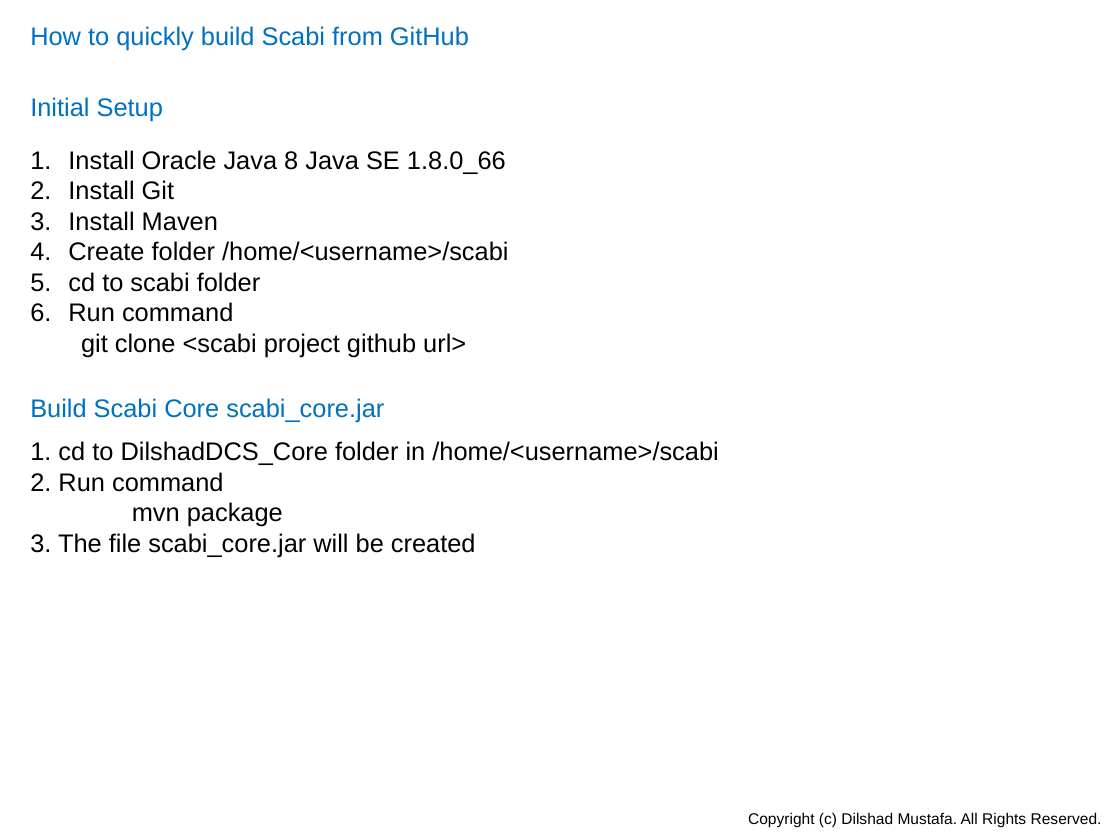
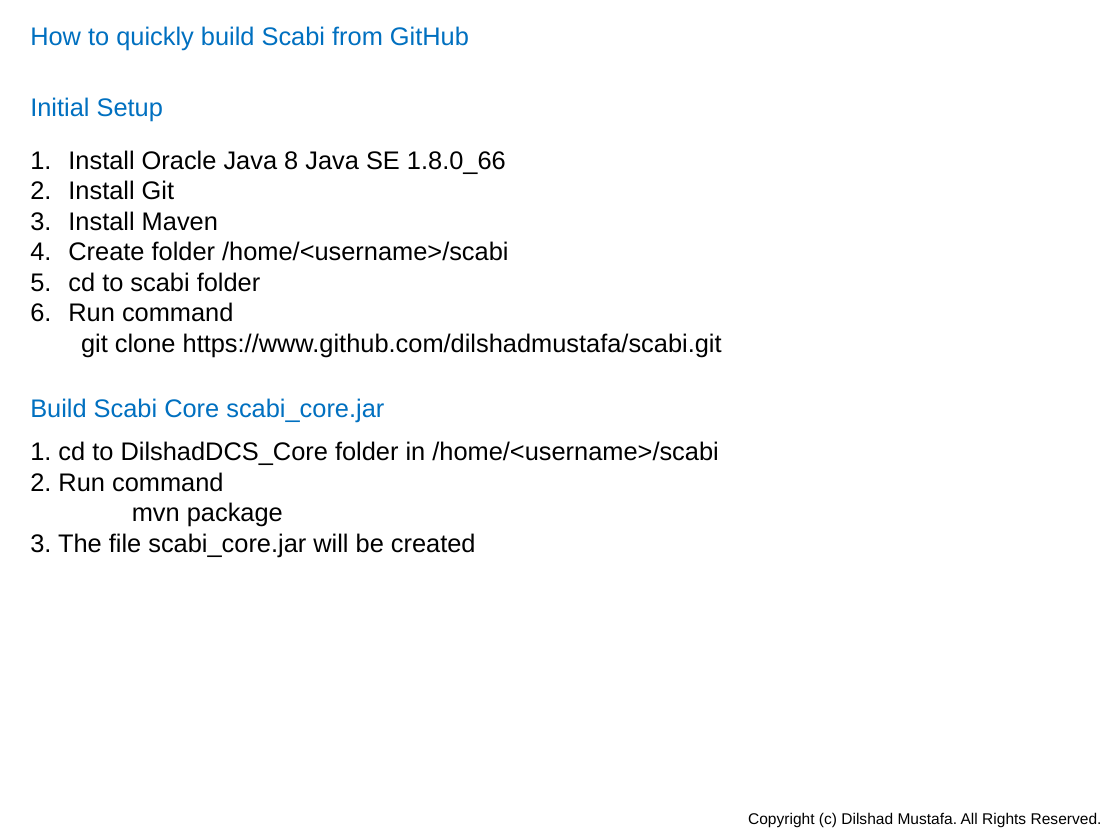
Before and after one commit to dilshadmustafa/scabi, a slide deck: slide 49 of Documentation/Scabiv0.2.pptx. Drawn at 1120x840 pixels with LibreOffice and Linux fonts; fonts in the diff are those of the drawing. Boxes give left, top, right and bottom in pixels: in the first picture for what was removed or moved away, otherwise in the second. Text is boxed around its words. In the diff, an @@ line names an element or a change of style, - is before the commit and + after.

```diff
--- a/Documentation/Scabiv0.2.pptx
+++ b/Documentation/Scabiv0.2.pptx
@@ text at [81,333,722,357]: text changed @@
-  git clone <scabi project github url>
+  git clone https://www.github.com/dilshadmustafa/scabi.git
```
Also in this commit, not shown: 5 other slides changed.
